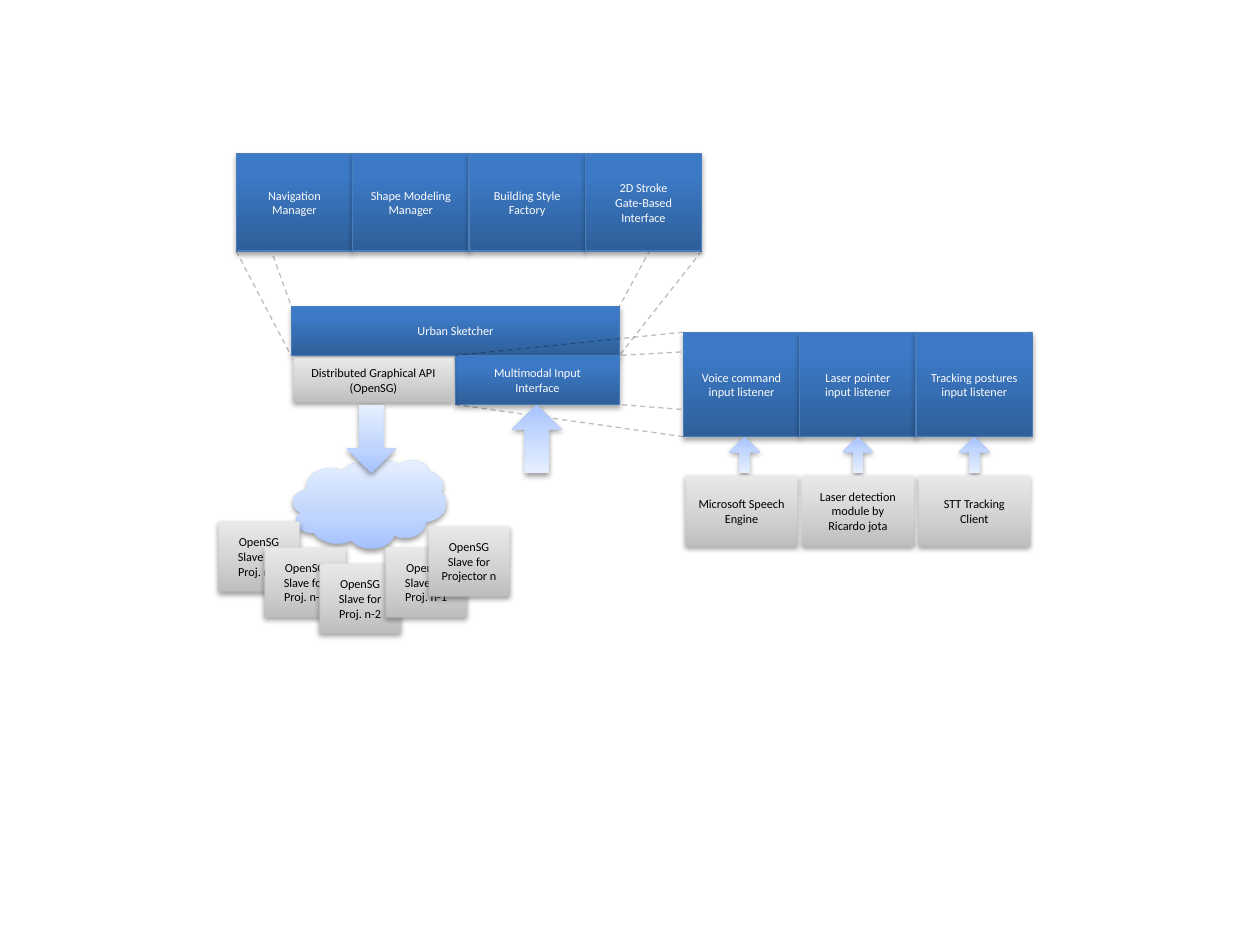
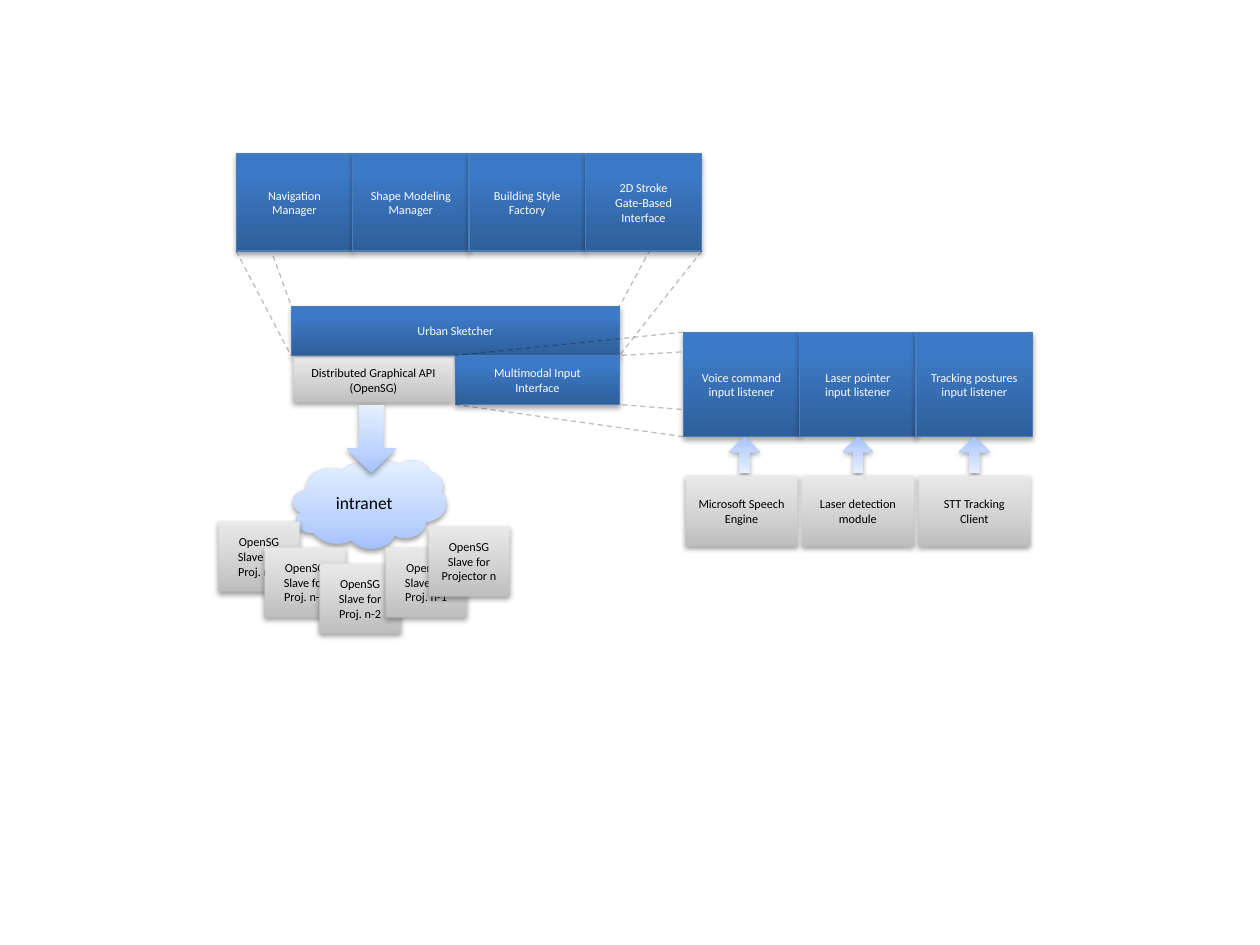
Before and after one commit to JosePedroDias/urban-sketcher, a slide deck: slide 1 of dissertation/gfx/charts/Block Diagram.pptx. Drawn at 1260x945 pixels with LibreOffice and Linux fonts; fonts in the diff are those of the drawing. Boxes give left, top, right and bottom in pixels: in the first picture for what was removed or moved away, otherwise in the second. Text is boxed around its words. In the diff, an @@ line names an element or a change of style, - is before the commit and + after.

```diff
--- a/dissertation/gfx/charts/Block Diagram.pptx
+++ b/dissertation/gfx/charts/Block Diagram.pptx
@@ down arrow removed at box(512, 404, 561, 472) @@
@@ text in cloud at box(336, 497, 392, 509): text added @@
+intranet
@@ text in rectangle at box(820, 499, 896, 523): text changed @@
-Laser detection module by Ricardo jota
+Laser detection module
```
Also in this commit, not shown: 11 other files.
